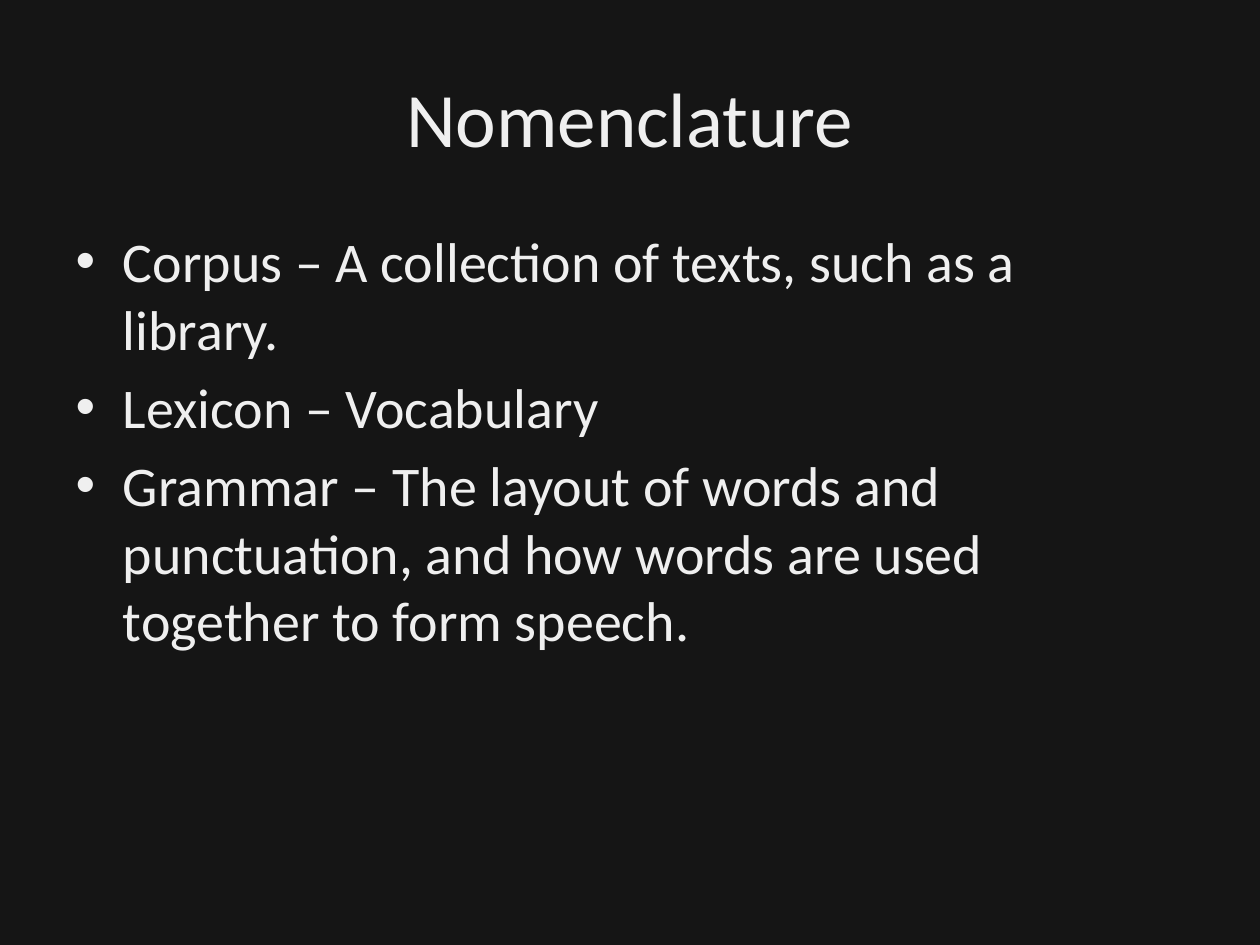
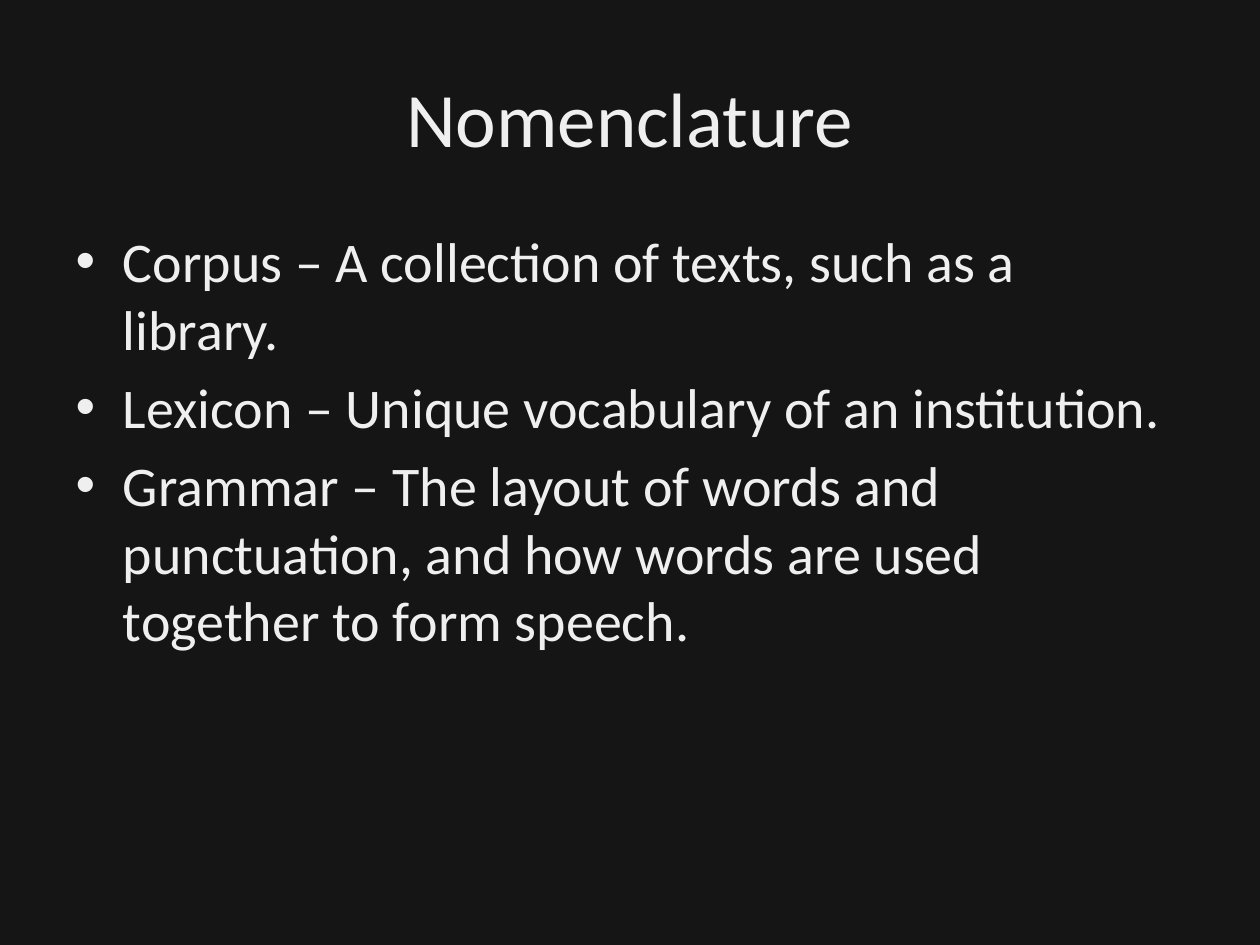
Before and after one commit to dbowmans46/PracticalProgramming, a slide deck: slide 9 of Session 7 - Python/Instructional Material/Session 7 - Python Brief Intro to NLP.odp (slide 8 before the commit). Drawn at 1260x945 pixels with LibreOffice and Linux fonts; fonts in the diff are those of the drawing; background and template pictures are left out; a plain dark background stands for a picture behind light text. Boxes give left, top, right and bottom in pixels: in the first picture for what was removed or moved away, otherwise in the second. Text is boxed around its words. In the diff, an @@ line names an element or a change of style, - is before the commit and + after.

Commit message:
Added slides for part-of-speech tagging.  Added details to nomenclature on language mixing.  Added goal slide.  Included in-class example and in-clss exercise queue slides for text preparation section.

```diff
--- a/Session 7 - Python/Instructional Material/Session 7 - Python Brief Intro to NLP.odp
+++ b/Session 7 - Python/Instructional Material/Session 7 - Python Brief Intro to NLP.odp
@@ text at (123,389,1159,437): text changed @@
-• Lexicon – Vocabulary
+• Lexicon – Unique vocabulary of an institution.
```
Also in this commit, not shown: 4 other slides changed, 8 slides added.
